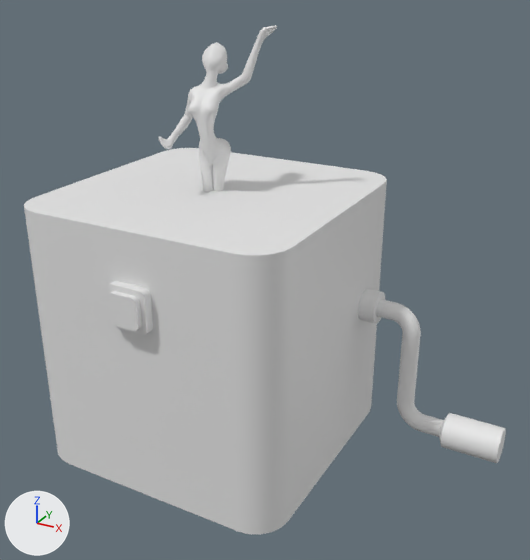
Renders of the glTF model public/assets/models/musicalBox.glb from each side of a commit.
One viewpoint serves both versions: a camera (50 mm lens) standing at (2.76, -4.28, 3.52) and looking at (0.47, -0.12, 1.44). Arrows for +X, +Y and +Z are at lower left; the lights stay in place. Where no turn or scale is listed for an object, it has been applied to the vertices.

Objects in the first picture: 'base', 'body', 'buttonTopPart', 'crank', 'top'.
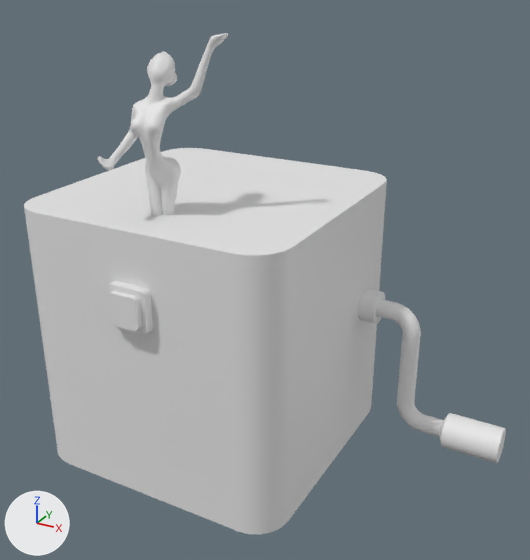
Where the change shows, as pixel boxes [x1, y1, x2, y2] in the pictures (530 x 560 px):
'base', moved
    before: [159, 25, 277, 192]
    after: [98, 33, 228, 216]

Patch to the scene script:
```diff
--- a/public/assets/models/musicalBox.glb.py
+++ b/public/assets/models/musicalBox.glb.py
@@ ob_base @@
 ob_base = bpy.data.objects.new('base', me_cylinder)
-ob_base.location = (0.0, 0.0, 1.4)
+ob_base.location = (0.0, -0.609, 1.4)
```
